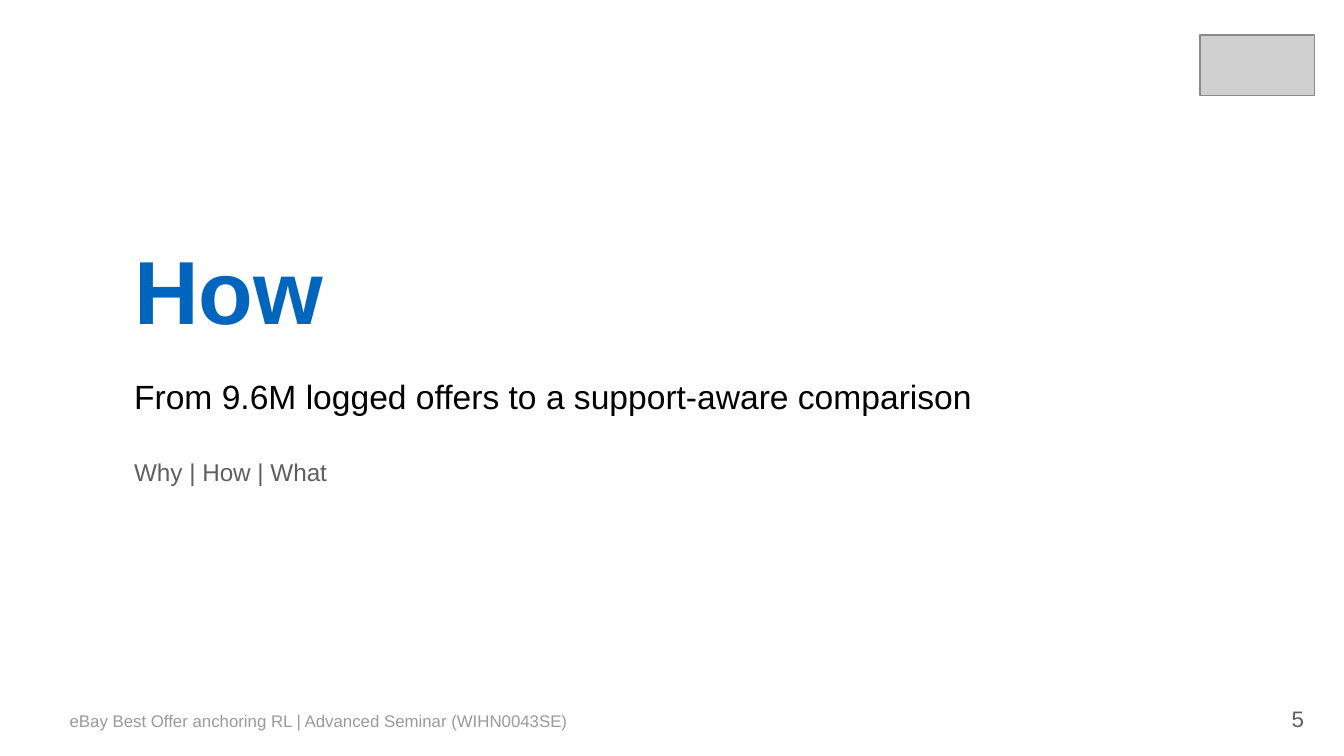
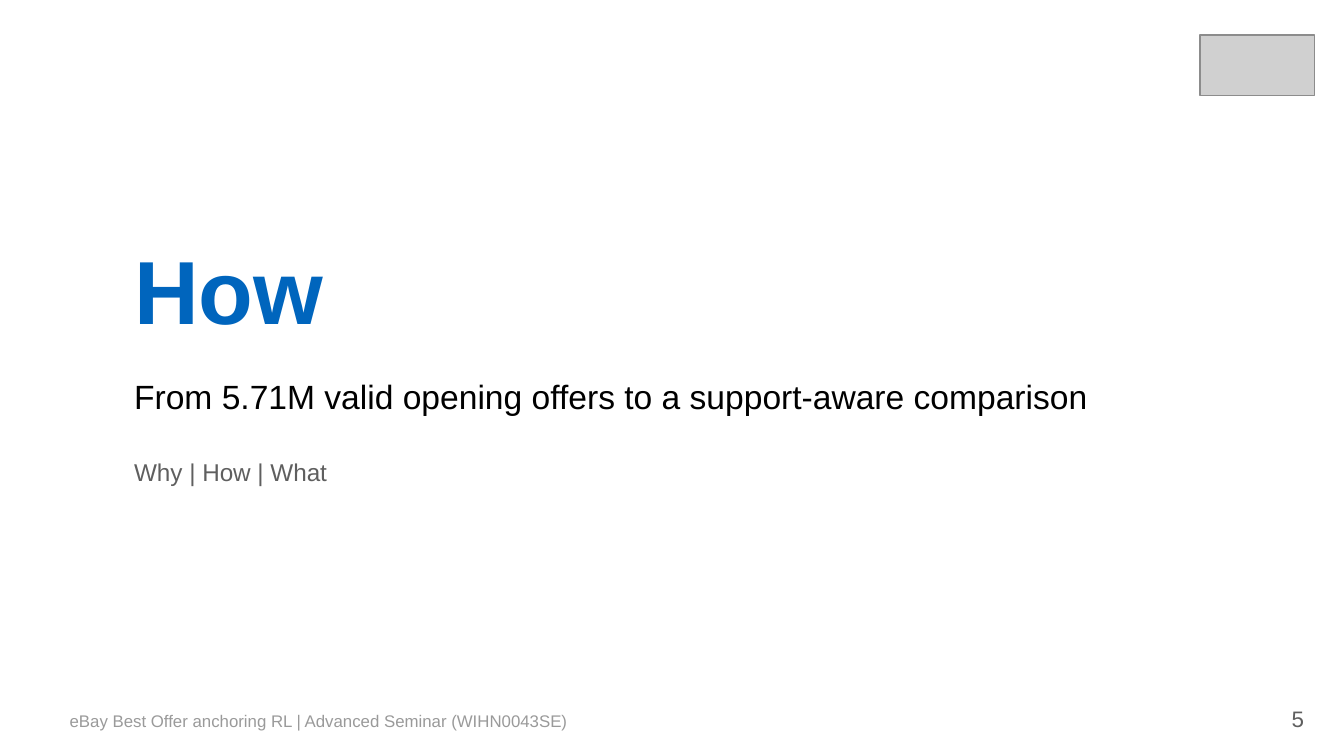
Before and after one commit to soluthan/ebay-anchoring-rl-final, a slide deck: slide 5 of report/ebay_anchoring_rl_presentation.pptx. Drawn at 1344x756 pixels with LibreOffice and Linux fonts; fonts in the diff are those of the drawing; grey boxes stand for pictures. Boxes give left, top, right and bottom in pixels: in the first picture for what was removed or moved away, otherwise in the second. Text is boxed around its words. In the diff, an @@ line names an element or a change of style, - is before the commit and + after.

Commit message:
Finalize corrected opening-offer pipeline and report

```diff
--- a/report/ebay_anchoring_rl_presentation.pptx
+++ b/report/ebay_anchoring_rl_presentation.pptx
@@ text at [134, 384, 1088, 415]: text changed @@
-From 9.6M logged offers to a support-aware comparison
+From 5.71M valid opening offers to a support-aware comparison
```
Also in this commit, not shown: 6 other slides changed, 1 slide removed, 25 other files.
